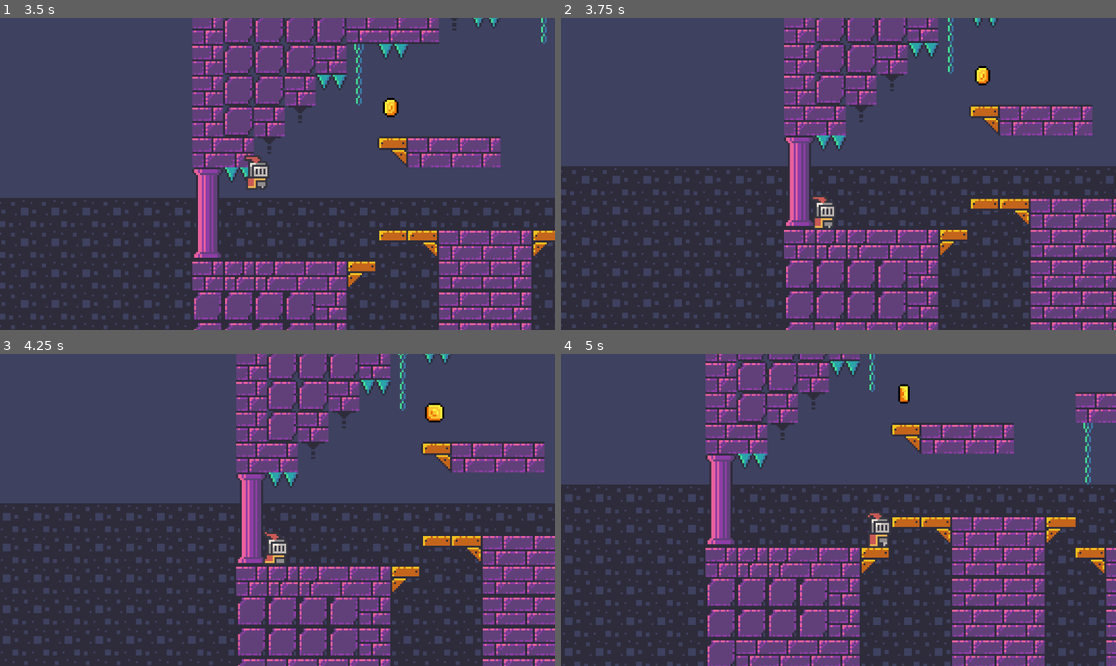
Above: before the commit, frames 1-4 (two rows, left to right).
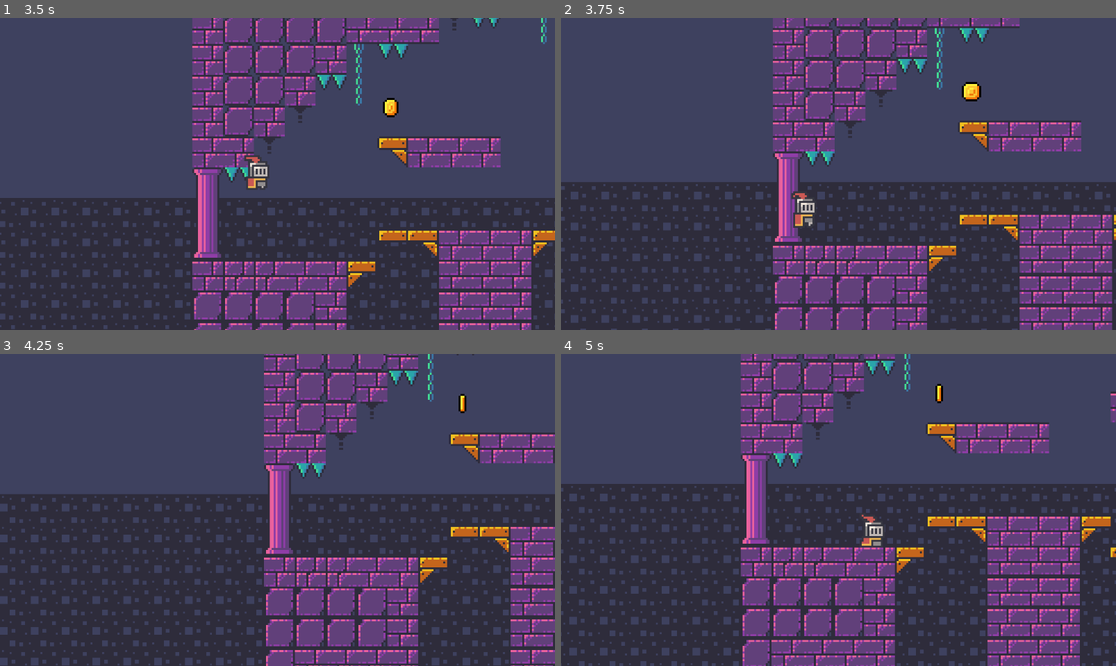
Above: after the commit, the same moments.

Repository: Mercunus/game-example
Game: Godot game, scene res://scenes/game.tscn
Same seed, same stepped clock (60 frames per second), same inputs: the game is played once before the commit and once after it.
Inputs:
- Up to frame 1 (3.5 s): tap Enter (ui_accept) at 0.5, 0.77, 1.52, 3.02 s; hold Right (ui_right) 0.53-2.03 s; hold Left (ui_left) from 2.03 s (still down)
- Up to frame 2 (3.75 s): keep holding Left (ui_left)
- Up to frame 3 (4.25 s): keep holding Left (ui_left); tap Enter (ui_accept) at 3.77 s
- Up to frame 4 (5 s): release Left (ui_left) at 4.28 s; hold Right (ui_right) from 4.28 s (still down); tap Enter (ui_accept) at 4.52 s

Frame 1 is identical in both runs. In frame 2, 33% of the frame differs, in the area x 0-100%, y 0-100%; in frame 3, 36%; in frame 4, 35%.

Commit message:
Dying 2.0

Diff:
--- a/scripts/killzone.gd
+++ b/scripts/killzone.gd
@@ -4,10 +4,12 @@
 @onready var timer: Timer = $Timer
 
 
-func _on_body_entered(_body):
+func _on_body_entered(body):
 	print("You died!")
+	Engine.time_scale = 0.5
 	timer.start()
-
+	body.get_node("CollisionShape2D").queue_free()
 
 func _on_timer_timeout() -> void:
+	Engine.time_scale = 1.0
 	get_tree().reload_current_scene()
